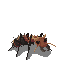
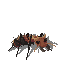
Layered file, before and after one edit (w=64, h=64). Changes by layer:
painted on "shadow" over [9, 33, 58, 60]
